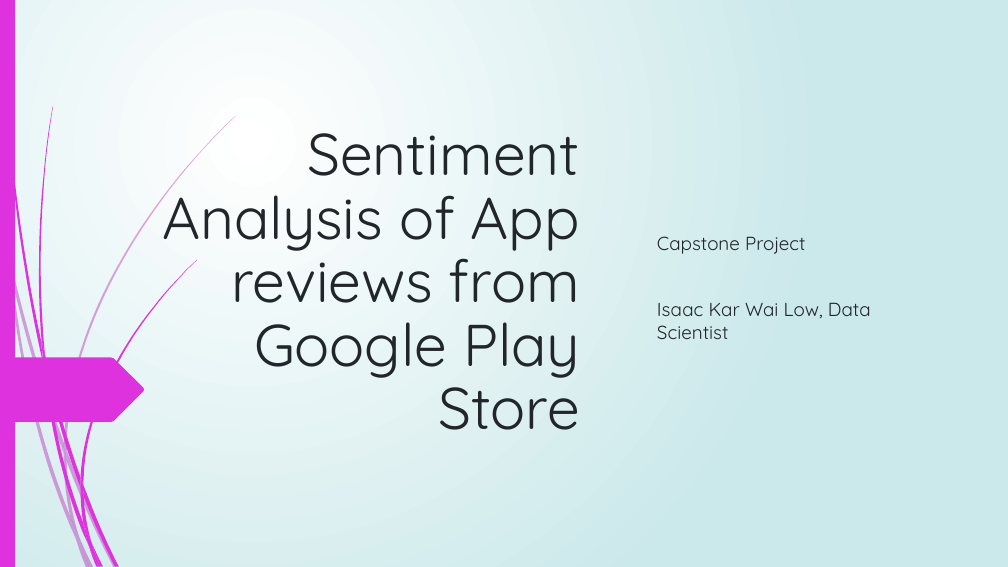
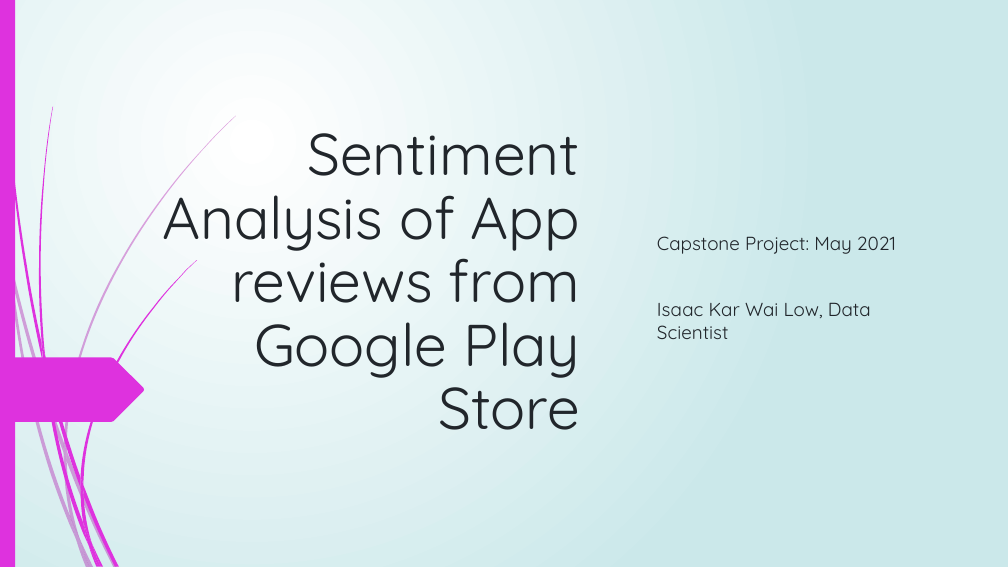
Before and after one commit to isaackarwailow/capstone-project, a slide deck: slide 1 of Capstone Project 2021.pptx. Drawn at 1008x567 pixels with LibreOffice and Linux fonts; fonts in the diff are those of the drawing. Boxes give left, top, right and bottom in pixels: in the first picture for what was removed or moved away, otherwise in the second. Text is boxed around its words. In the diff, an @@ line names an element or a change of style, - is before the commit and + after.

```diff
--- a/Capstone Project 2021.pptx
+++ b/Capstone Project 2021.pptx
@@ subtitle at [657,236,896,254]: text changed @@
-Capstone Project
+Capstone Project: May 2021
```
Also in this commit, not shown: 2 other slides changed, 1 slide added.
